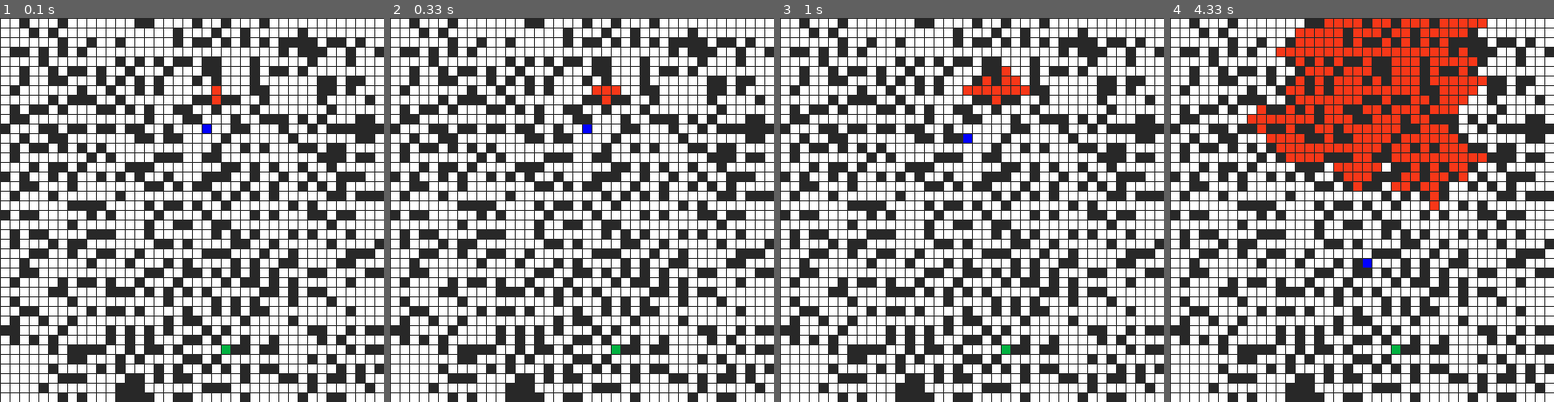
Above: before the commit, frames 1-4 (left to right).
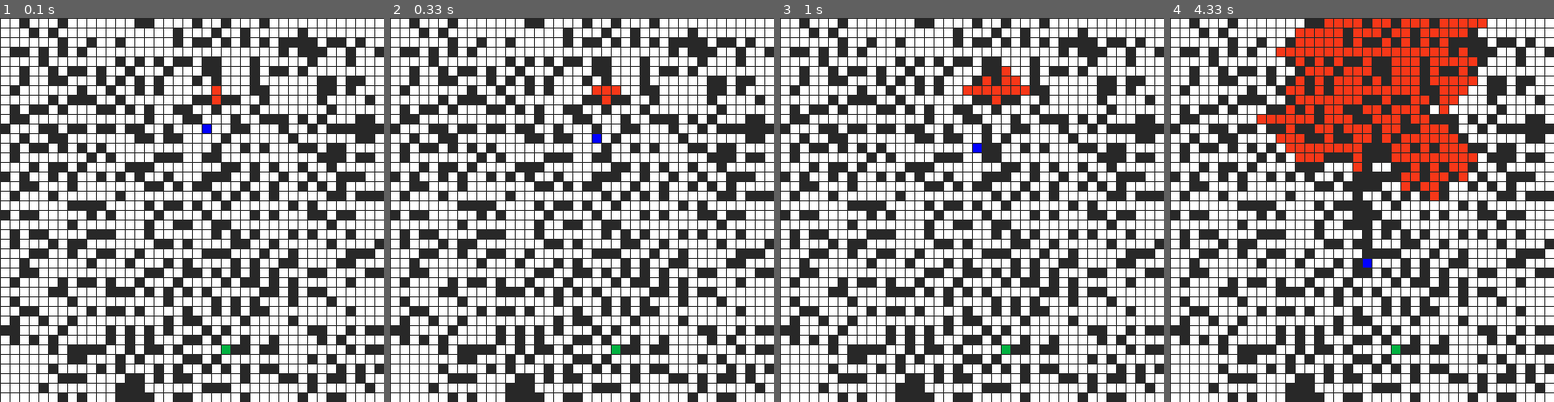
Above: after the commit, the same moments.

Repository: VarunVekaria/bot_traverse
Game: pygame game, started from bfs4.py
The game is run twice, just before and just after one commit, with the same random seed, the same clock (stepped at 60 frames per second) and the same inputs.
Inputs:
- Up to frame 1 (0.1 s): no input
- Up to frame 2 (0.33 s): no input
- Up to frame 3 (1 s): no input
- Up to frame 4 (4.33 s): no input

Frame 1 is identical in both runs. In frame 2, 0.2% of the frame differs, in the area x 50-55%, y 27-33%; in frame 3, 0.3%; in frame 4, 1.8%, in the area x 20-83%, y 15-63%.

Commit message:
added bonus bot

Diff:
--- a/bfs4.py
+++ b/bfs4.py
@@ -1,3 +1,3 @@
 import random
 from pygame_interface import run_pygame_gui
-run_pygame_gui(40, q=random.random(), bot_called= 4)
+run_pygame_gui(40, q=0.9, bot_called= 5)
--- /dev/null
+++ b/bonus.py
@@ -0,0 +1,54 @@
+import pygame
+import random
+from collections import deque
+from constants import CELL_SIZE, GRID_MARGIN, BLACK, WHITE, RED, BLUE, GREEN
+from neighbors import get_neighbors
+
+# Breadth-First Search (BFS) to compute shortest path, avoiding fire and adjacent fire cells
+def bfs_bot(matrix, bot_location, button_location, fire_cells, avoid_adjacent_fire=True):
+    queue = deque([bot_location])
+    visited = set([bot_location])
+    parent = {bot_location: None}
+   # truly_visited = set([bot_location])
+    while queue:
+        current = queue.popleft()
+
+        if current == button_location:
+            path = []
+            while current is not None:
+                path.append(current)
+                current = parent[current]
+            path.reverse()
+            return path
+
+        for neighbor in get_neighbors(matrix, current[0], current[1]):
+            if matrix[neighbor[0]][neighbor[1]] == 0 and neighbor not in visited:
+                # Avoid fire cells and adjacent fire cells if possible
+                if avoid_adjacent_fire:
+                    fire_adjacent = any(n in fire_cells for n in get_neighbors(matrix, neighbor[0], neighbor[1]))
+                    if neighbor in fire_cells or fire_adjacent:
+                        continue
+                else:
+                    if neighbor in fire_cells:
+                        continue
+                queue.append(neighbor)
+                visited.add(neighbor)
+                parent[neighbor] = current
+
+    return []  # No path found
+
+# Move the bot every time step and re-plan path based on the fire
+def move_bot_bonus(matrix, bot_location, button_location, fire_cells):
+    # Try to avoid fire cells and adjacent fire cells first
+    path = bfs_bot(matrix, bot_location, button_location, fire_cells, avoid_adjacent_fire=True)
+
+    if not path:
+        # If no safe path avoiding adjacent fire cells, avoid only fire cells
+        path = bfs_bot(matrix, bot_location, button_location, fire_cells, avoid_adjacent_fire=False)
+
+    if not path:
+        print(f"No valid path at step, bot remains at {bot_location}")
+        return bot_location, False, []  # No valid path, bot stays in place
+
+    print(f"New path re-planned: {path}")  # Log the new path
+    return path[1], path[1] == button_location, path  # Move to the next step in the path
--- a/pygame_interface.py
+++ b/pygame_interface.py
@@ -7,6 +7,7 @@
 from bot2 import move_bot_bfs2
 from bot3 import move_bot_bfs3
 from bot4 import move_bot_dijkstra_multiple
+from bonus import move_bot_bonus
 
 def display_alert(screen, message, width, height):
     """Displays an alert message in the middle of the screen."""
@@ -44,7 +45,7 @@
         else:
             print("No valid path! Bot trapped!")
             return  # Exit if no path exists
-
+    # if(bot_called)
     # Track bot's movement step-by-step
     current_step = 0
 
@@ -63,10 +64,16 @@
             bot_location, button_pressed, path = move_bot_bfs3(matrix, bot_location, button_location, fire_cells)
         if bot_called == 4:
             bot_location, button_pressed, path = move_bot_dijkstra_multiple(matrix, bot_location, button_location, fire_cells)
-
-        if path and bot_called == 1:
+        if bot_called == 5:
+            bot_location, button_pressed, path = move_bot_bonus(matrix, bot_location, button_location, fire_cells)
+            # bot_location = path[current_step]
+            # current_step = min(current_step + 1, len(path) - 1)
+            matrix[bot_location[0]][bot_location[1]] = 1
+        if path and (bot_called == 1):
             bot_location = path[current_step]
             current_step = min(current_step + 1, len(path) - 1)
+
+
 
         # Check if bot has stepped into fire
         if bot_location in fire_cells:
